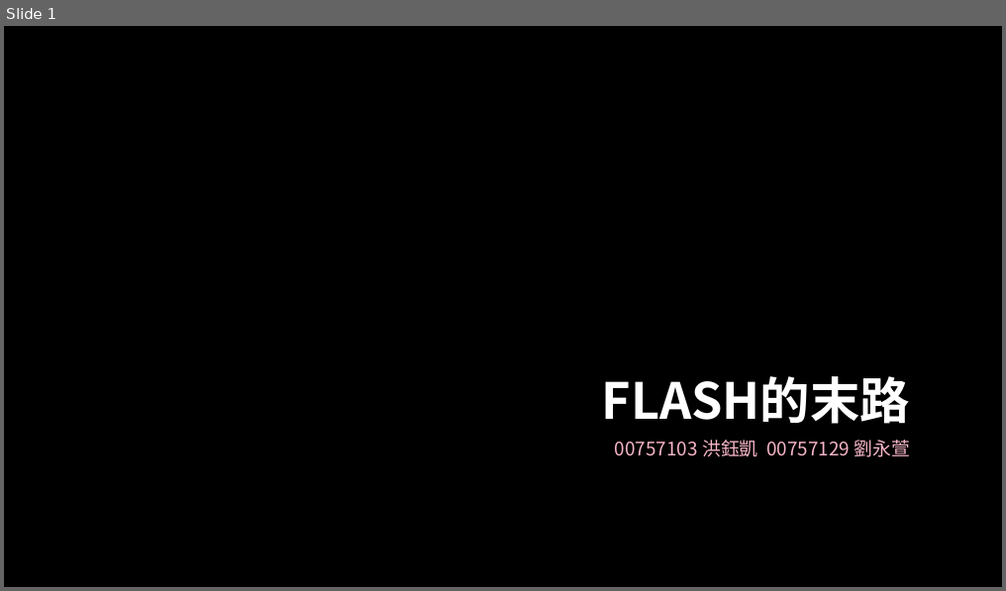
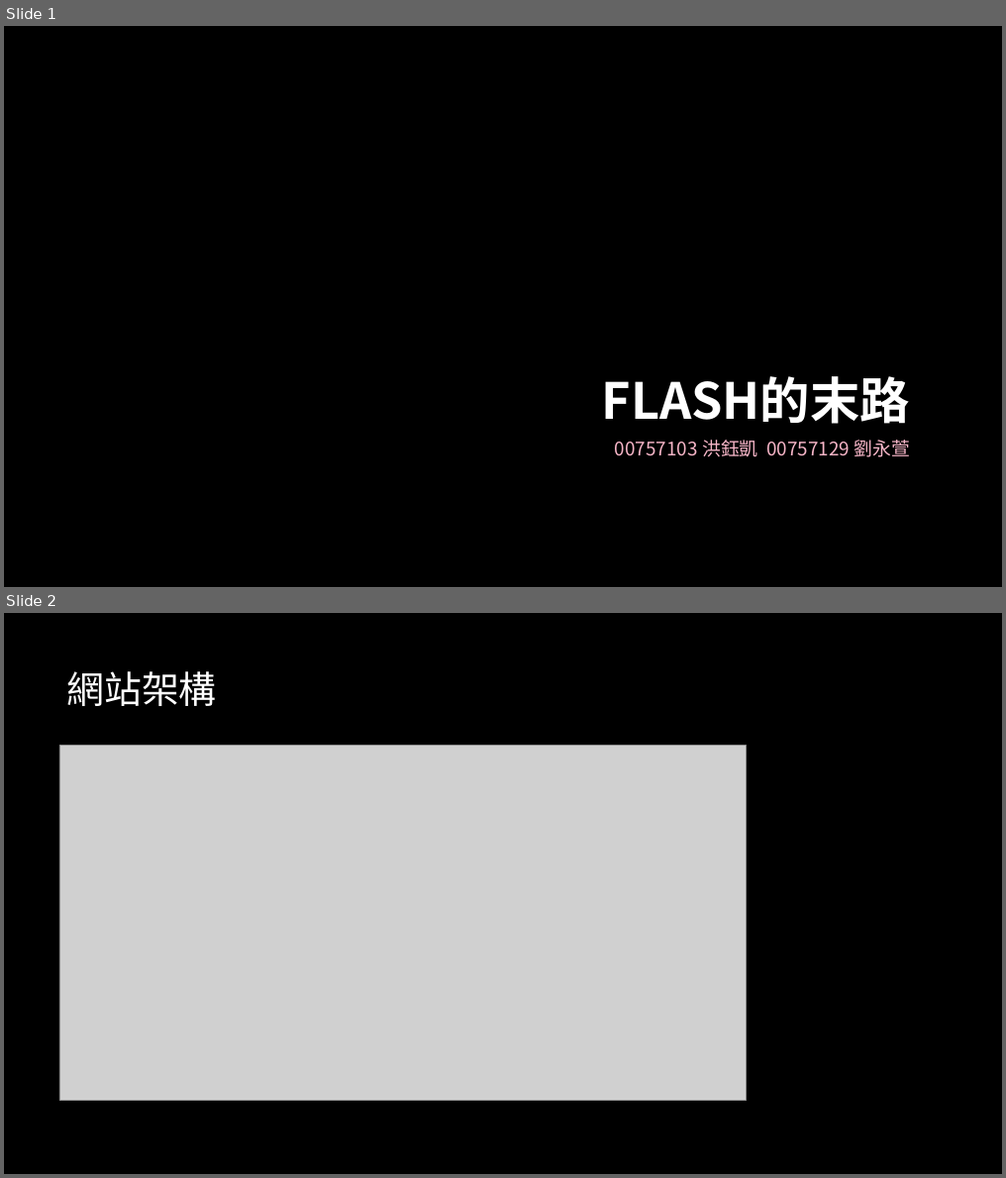
Before and after one commit to Yukimi27043816/WebProgrammingFinalProject, a slide deck: FLASH的末路-00757103+00757129.pptx. Shown one above the other, each under a label of ours: slide 1 before the commit, slides 1 and 2 after it. The pictures are 1006x591 and 1006x1178 pixels, drawn with LibreOffice and Linux fonts; fonts in the diff are those of the drawing; grey boxes stand for pictures; background and template pictures are left out. Boxes give left, top, right and bottom in pixels: in the first picture for what was removed or moved away, otherwise in the second. Text is boxed around its words. In the diff, an @@ line names an element or a change of style, - is before the commit and + after.

```diff
--- a/FLASH的末路-00757103+00757129.pptx
+++ b/FLASH的末路-00757103+00757129.pptx
@@ slide 2 added at <box>4,613,1002,1174</box>, background picture (left out) @@
@@ text added at <box>67,671,217,706</box>, 36 pt, text #FFFFFF @@
+網站架構
@@ picture added at <box>59,746,746,1101</box> @@
```
Also in this commit, not shown: 2 slides changed, 2 other slides added, 1 slide removed, 1 other file.
